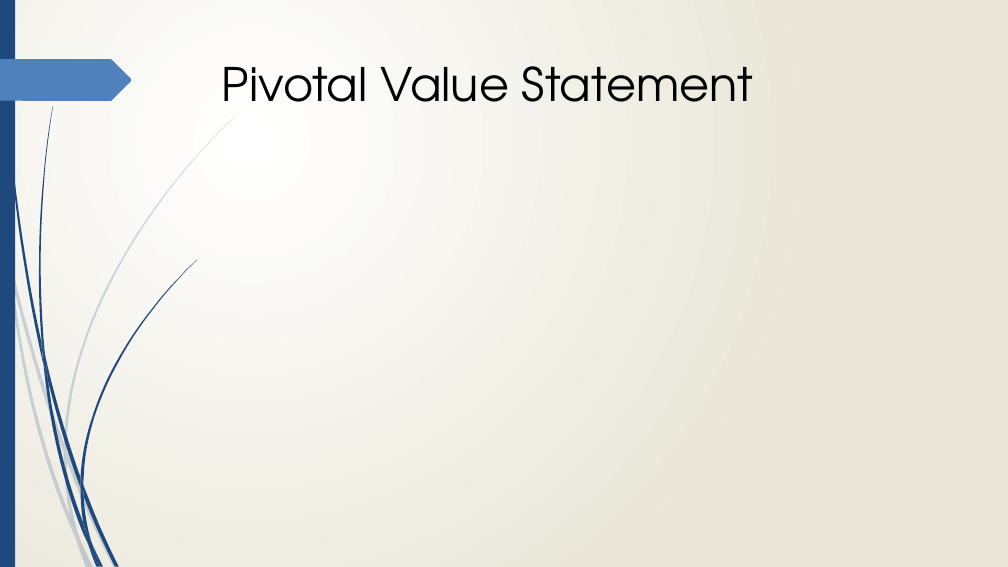
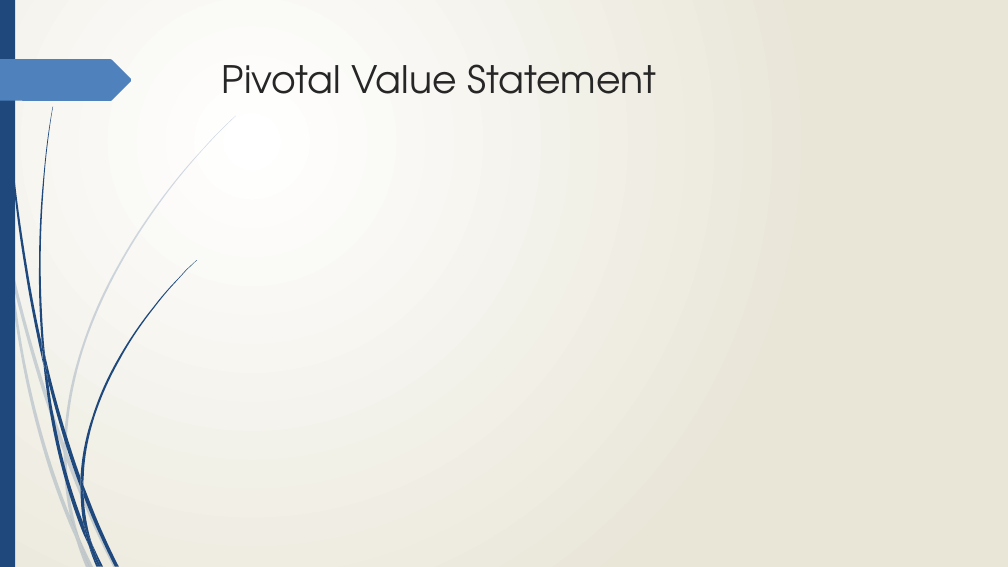
Before and after one commit to Jmr-Work/Pivotal_Presentation, a slide deck: slide 11 of Suppl/Pivotal Presentation - DTECTS.pptx. Drawn at 1008x567 pixels with LibreOffice and Linux fonts; fonts in the diff are those of the drawing. Boxes give left, top, right and bottom in pixels: in the first picture for what was removed or moved away, otherwise in the second. Text is boxed around its words. In the diff, an @@ line names an element or a change of style, - is before the commit and + after.

```diff
--- a/Suppl/Pivotal Presentation - DTECTS.pptx
+++ b/Suppl/Pivotal Presentation - DTECTS.pptx
@@ title "Pivotal Value Statement" at <box>222,64,656,94</box>: size 44 to 36 pt, text colour #000000 to #262626 @@
```
Also in this commit, not shown: 9 other slides changed, 3 other files.
